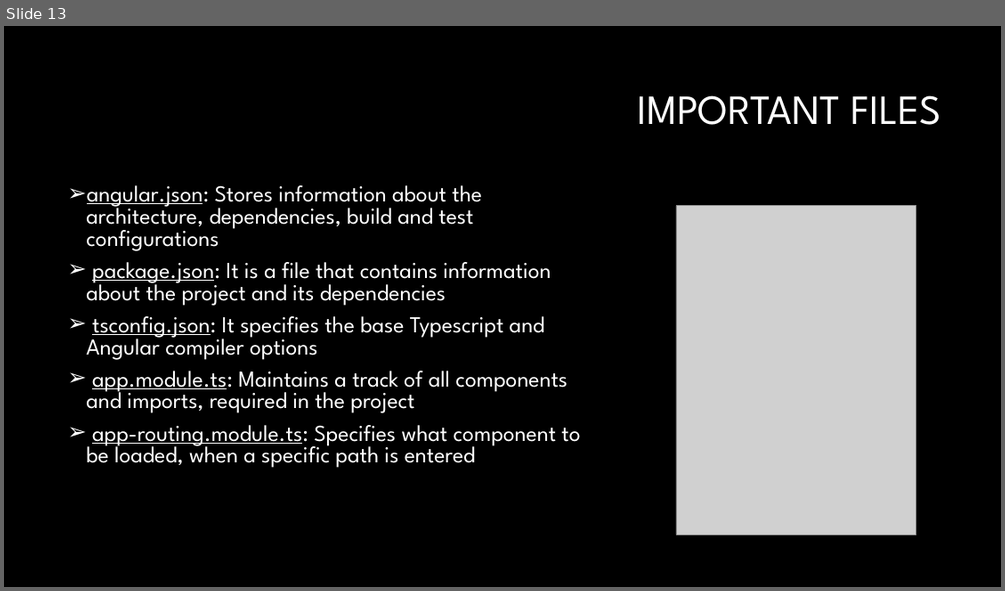
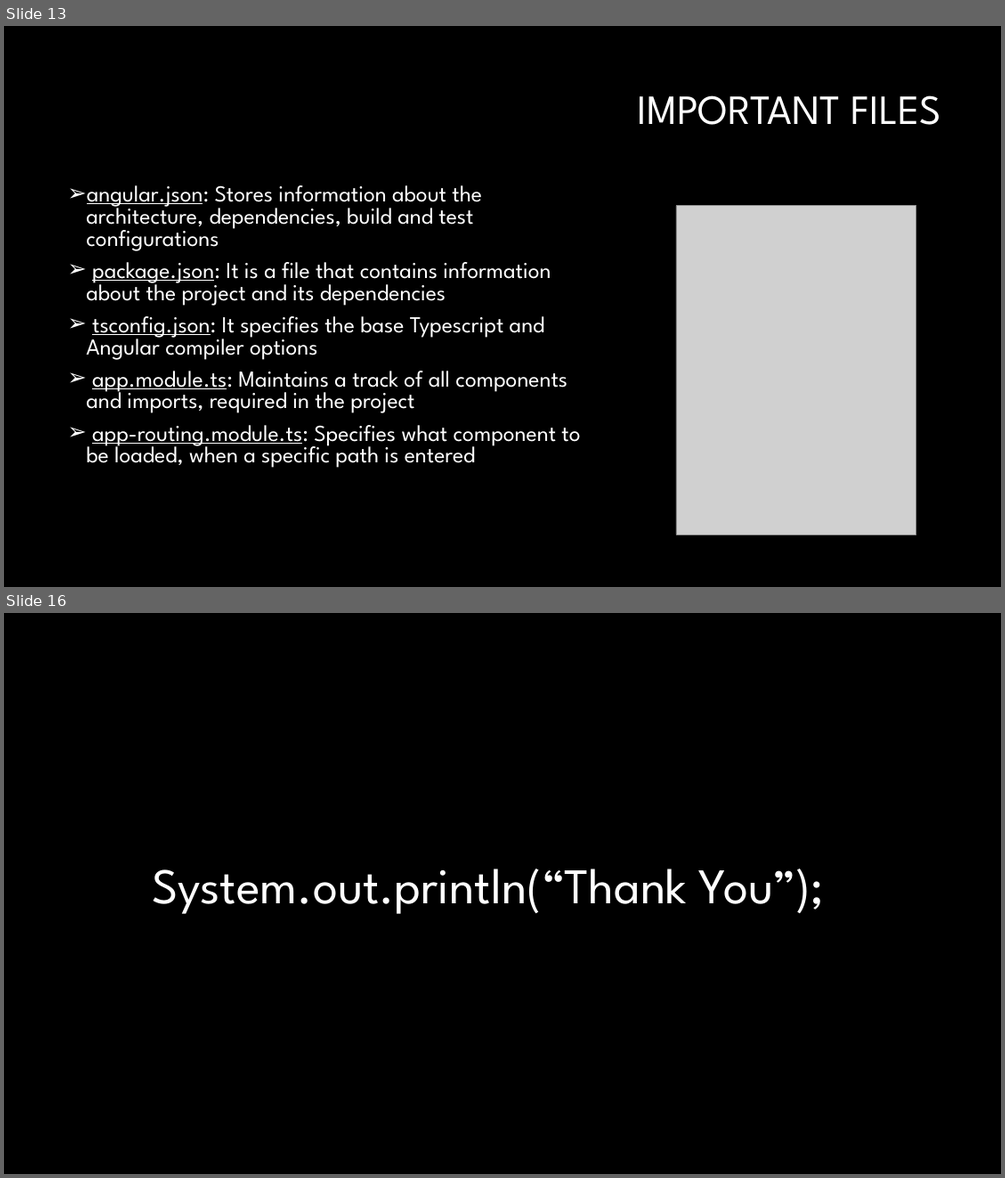
Before and after one commit to ashimaakash03/food-delivery-app, a slide deck: FOOD DELIVERY APPLICATION.pptx. Shown one above the other, each under a label of ours: slide 13 before the commit, slides 13 and 16 after it; the slides between them are not shown. The pictures are 1005x591 and 1005x1178 pixels, drawn with LibreOffice and Linux fonts; fonts in the diff are those of the drawing; grey boxes stand for pictures; background and template pictures are left out. Boxes give left, top, right and bottom in pixels: in the first picture for what was removed or moved away, otherwise in the second. Text is boxed around its words. In the diff, an @@ line names an element or a change of style, - is before the commit and + after.

```diff
--- a/FOOD DELIVERY APPLICATION.pptx
+++ b/FOOD DELIVERY APPLICATION.pptx
@@ slide 16 added at bbox=[4, 613, 1001, 1174], background #000000 @@
@@ title added at bbox=[152, 868, 825, 914], 48 pt, text #FFFFFF @@
+System.out.println(“Thank You”);
```
Also in this commit, not shown: 1 slide changed, 7 other slides added, 5 slides removed, 6 other files.
